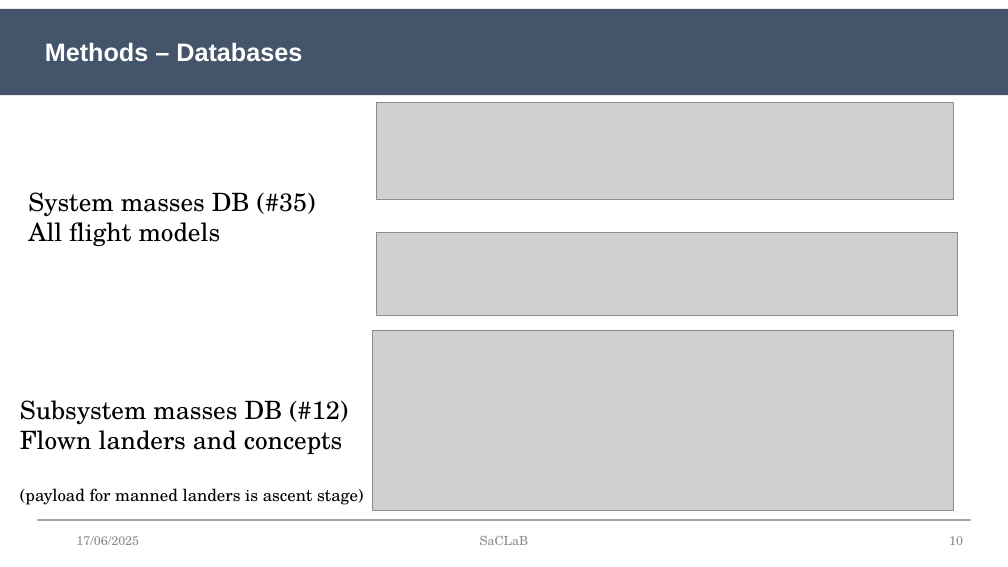
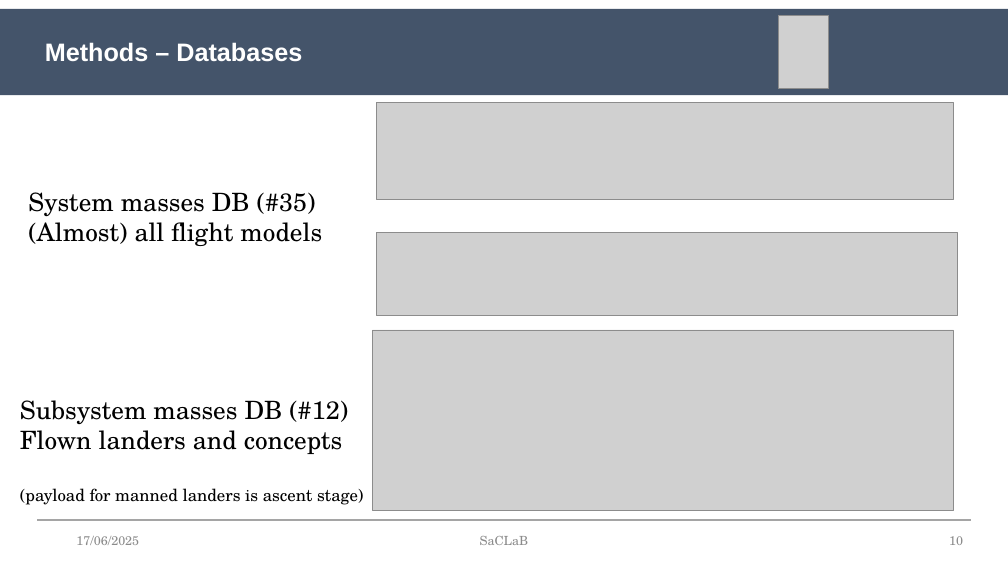
Before and after one commit to Conall98/EUCASS_2025, a slide deck: slide 10 of EUCASS presentation (push).pptx. Drawn at 1008x567 pixels with LibreOffice and Linux fonts; fonts in the diff are those of the drawing; grey boxes stand for pictures; background and template pictures are left out. Boxes give left, top, right and bottom in pixels: in the first picture for what was removed or moved away, otherwise in the second. Text is boxed around its words. In the diff, an @@ line names an element or a change of style, - is before the commit and + after.

```diff
--- a/EUCASS presentation (push).pptx
+++ b/EUCASS presentation (push).pptx
@@ picture added at (779,15,829,88) @@
@@ text at (28,216,322,246): text changed @@
-All flight models
+(Almost) all flight models
```
Also in this commit, not shown: 22 other slides changed, 7 other files.
